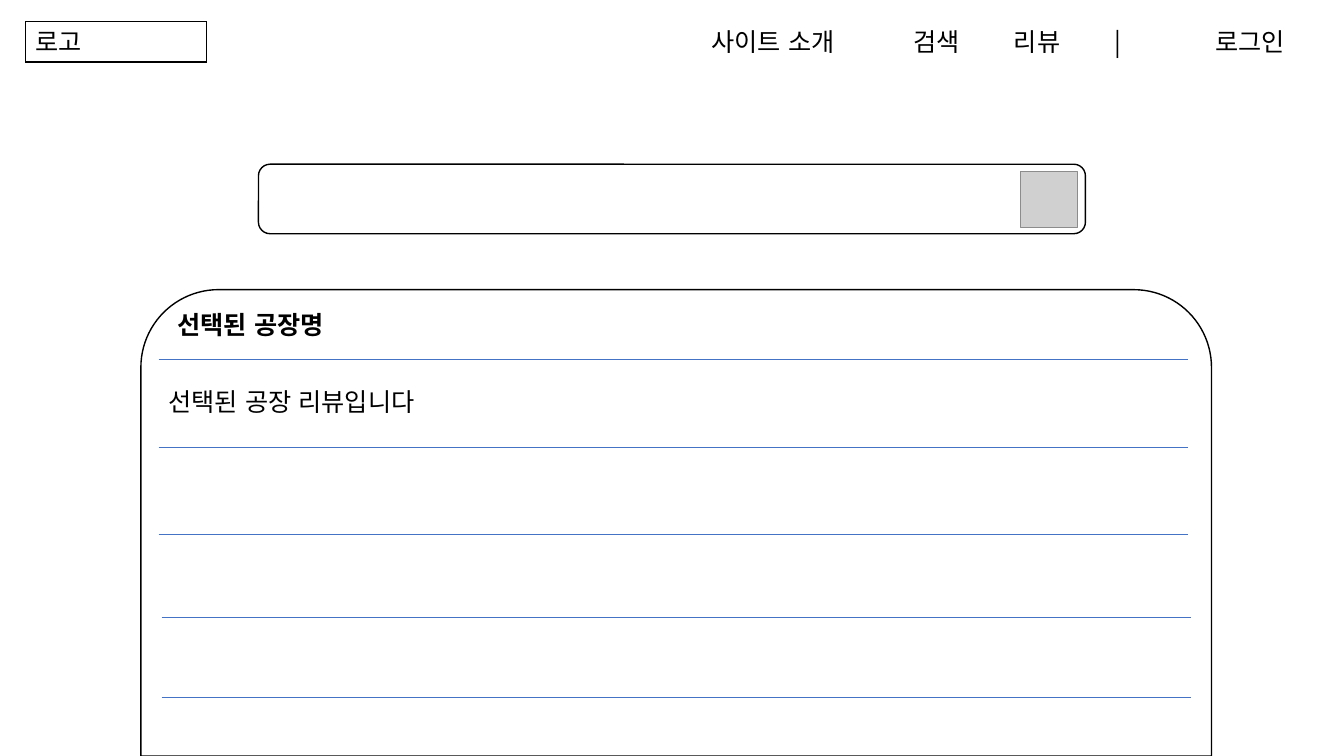
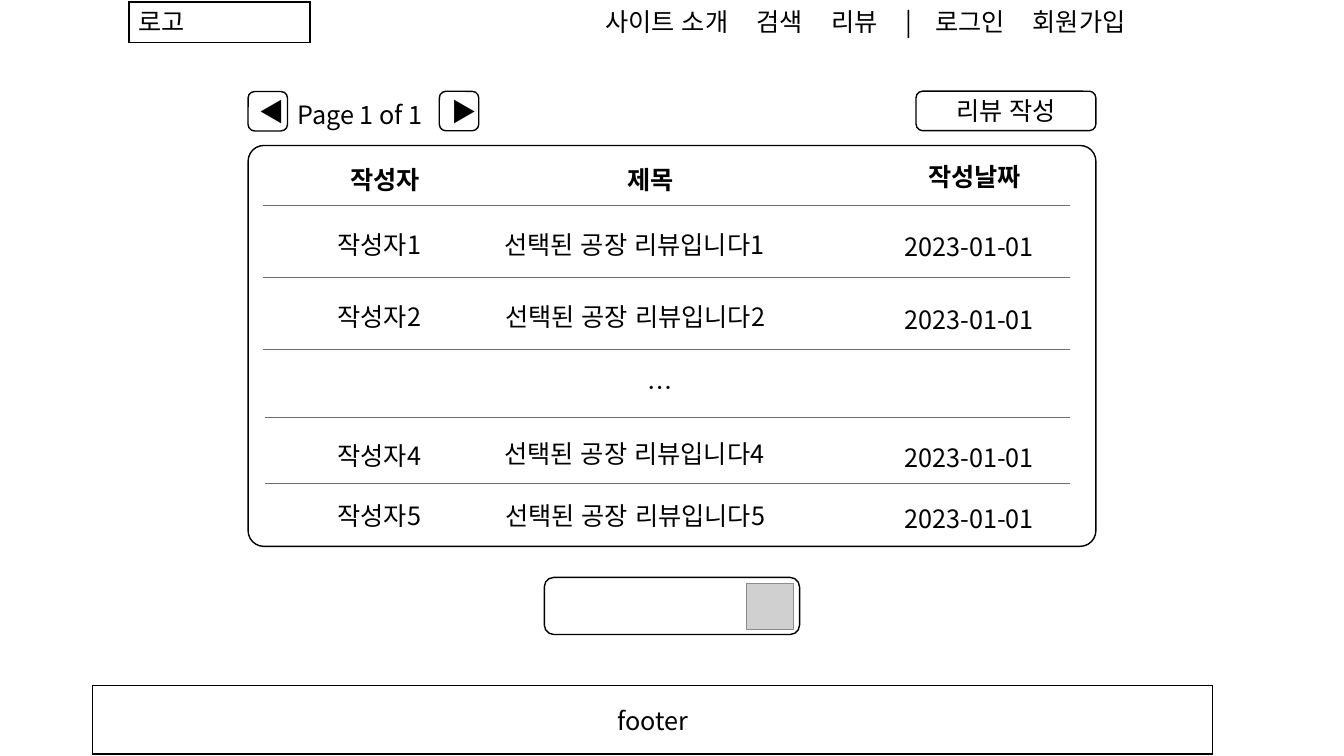
Before and after one commit to hyun5292/React, a slide deck: slide 4 of treview/public/assets/화면구성도.pptx (slide 3 before the commit). Drawn at 1344x756 pixels with LibreOffice and Linux fonts; fonts in the diff are those of the drawing; grey boxes stand for pictures. Boxes give left, top, right and bottom in pixels: in the first picture for what was removed or moved away, otherwise in the second. Text is boxed around its words. In the diff, an @@ line names an element or a change of style, - is before the commit and + after.

```diff
--- a/treview/public/assets/화면구성도.pptx
+++ b/treview/public/assets/화면구성도.pptx
@@ rectangle "로고": place and size @@
-rectangle "로고" at bbox=[25, 21, 207, 62]
+rectangle "로고" at bbox=[129, 2, 311, 42]
@@ text at bbox=[605, 10, 1126, 33]: text changed @@
-사이트 소개 검색 리뷰 | 로그인
+사이트 소개 검색 리뷰 | 로그인 회원가입
@@ group added at bbox=[248, 92, 1096, 635]: 15 texts, 5 rounded rectangles @@
+작성자
+작성날짜
+제목
+…
+선택된 공장 리뷰입니다4
+선택된 공장 리뷰입니다5
+작성자1
+작성자2
+작성자4
+작성자5
+2023-01-01
+2023-01-01
+2023-01-01
+2023-01-01
+◀
+▶
+Page 1 of 1
+리뷰 작성
@@ rounded rectangle removed at bbox=[258, 164, 1085, 234] @@
@@ line moved from (158, 359) - (1189, 359) to (263, 205) - (1070, 205) @@
@@ text at bbox=[504, 233, 764, 256]: text changed @@
-선택된 공장 리뷰입니다
+선택된 공장 리뷰입니다1
@@ round same rect removed at bbox=[141, 289, 1212, 756] @@
@@ line moved from (158, 448) - (1189, 448) to (263, 278) - (1070, 278) @@
@@ text at bbox=[505, 305, 765, 328]: text changed; bold off @@
-선택된 공장명
+선택된 공장 리뷰입니다2
@@ line moved from (158, 534) - (1189, 534) to (263, 350) - (1070, 350) @@
@@ line moved from (161, 617) - (1192, 617) to (265, 417) - (1070, 417) @@
@@ line moved from (161, 698) - (1192, 698) to (265, 484) - (1070, 484) @@
@@ picture: place and size @@
-picture at bbox=[1021, 171, 1078, 228]
+picture at bbox=[747, 584, 793, 630]
@@ rectangle added at bbox=[93, 686, 1214, 754], fill #FFFFFF, outline #000000 1 pt, 18 pt, text #000000 @@
+footer
```
Also in this commit, not shown: 4 other slides changed, 6 slides added, 2 slides removed, 1 other file.
